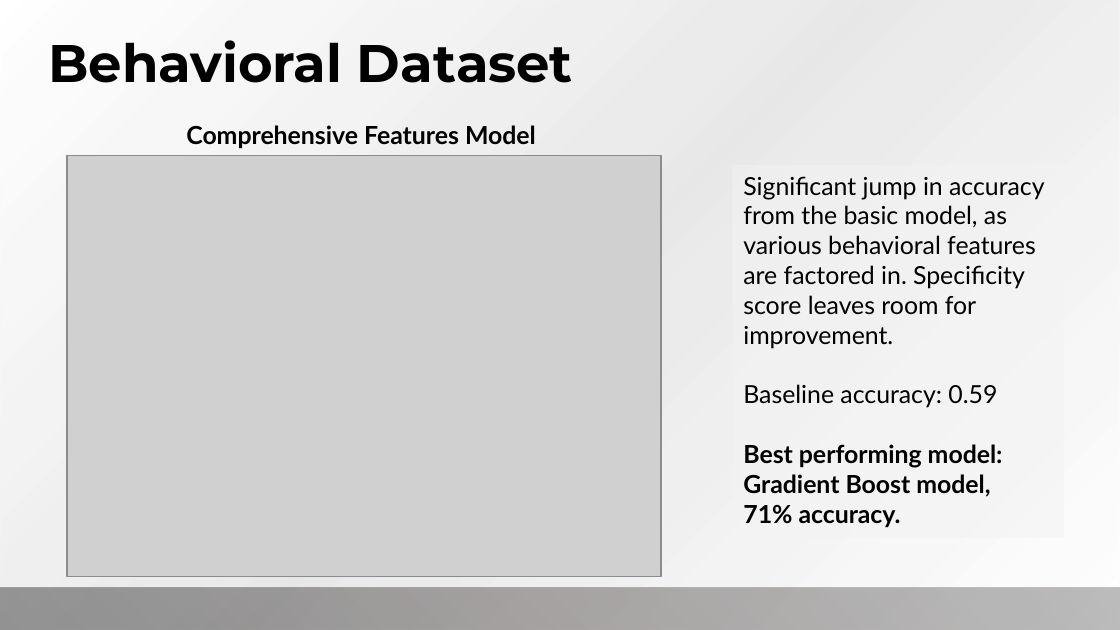
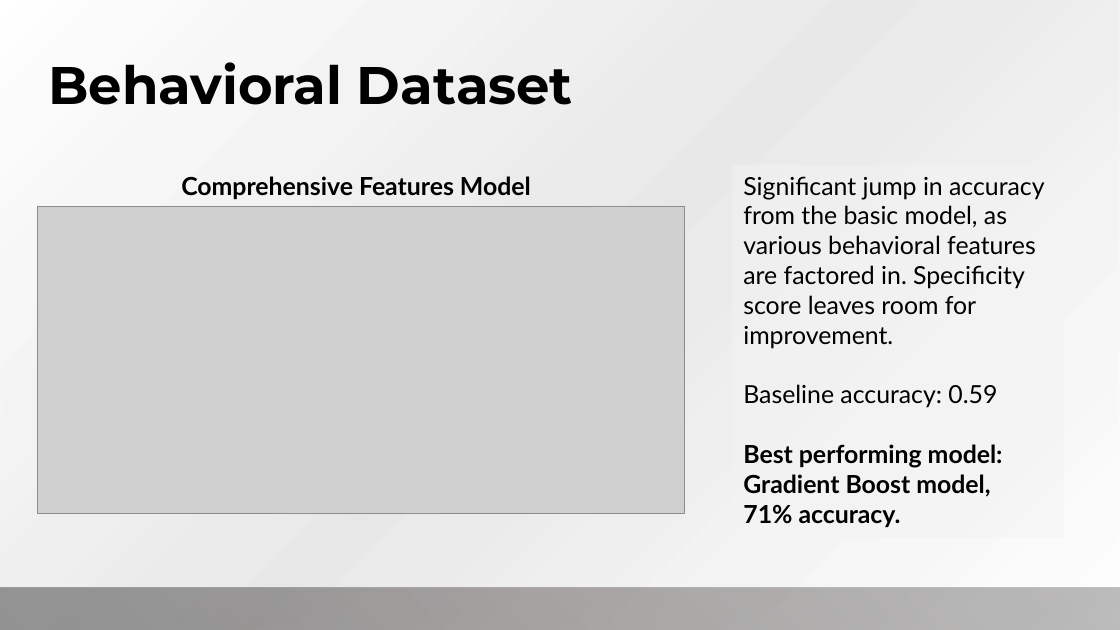
Before and after one commit to ga-dsi-822-group4/recidivism, a slide deck: slide 16 of presentation/Recidivism.pptx. Drawn at 1120x630 pixels with LibreOffice and Linux fonts; fonts in the diff are those of the drawing; grey boxes stand for pictures; background and template pictures are left out. Boxes give left, top, right and bottom in pixels: in the first picture for what was removed or moved away, otherwise in the second. Text is boxed around its words. In the diff, an @@ line names an element or a change of style, - is before the commit and + after.

```diff
--- a/presentation/Recidivism.pptx
+++ b/presentation/Recidivism.pptx
@@ title "Behavioral Dataset": place and size @@
-title "Behavioral Dataset" at box(49, 40, 573, 83)
+title "Behavioral Dataset" at box(49, 62, 573, 105)
@@ text "Comprehensive Features Model": place and size @@
-text "Comprehensive Features Model" at box(186, 125, 536, 149)
+text "Comprehensive Features Model" at box(181, 176, 531, 199)
@@ picture: place and size @@
-picture at box(67, 156, 661, 577)
+picture at box(37, 206, 684, 513)
```
Also in this commit, not shown: 4 other slides changed, 1 slide added, 1 slide removed, 1 other file.
